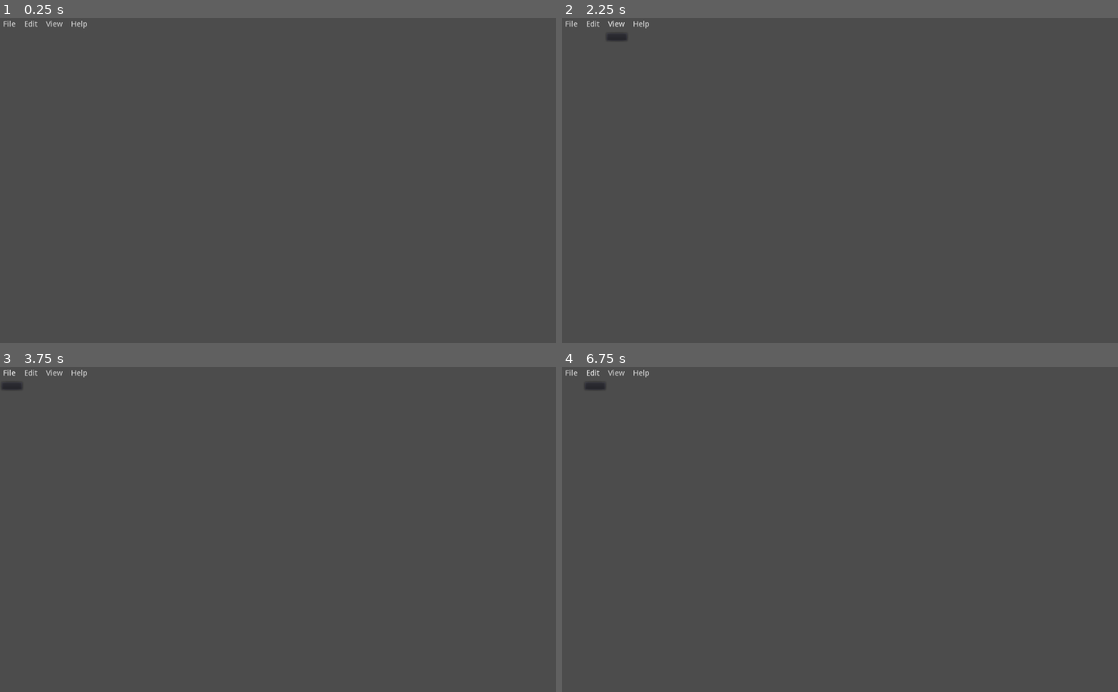
Above: before the commit, frames 1-4 (two rows, left to right).
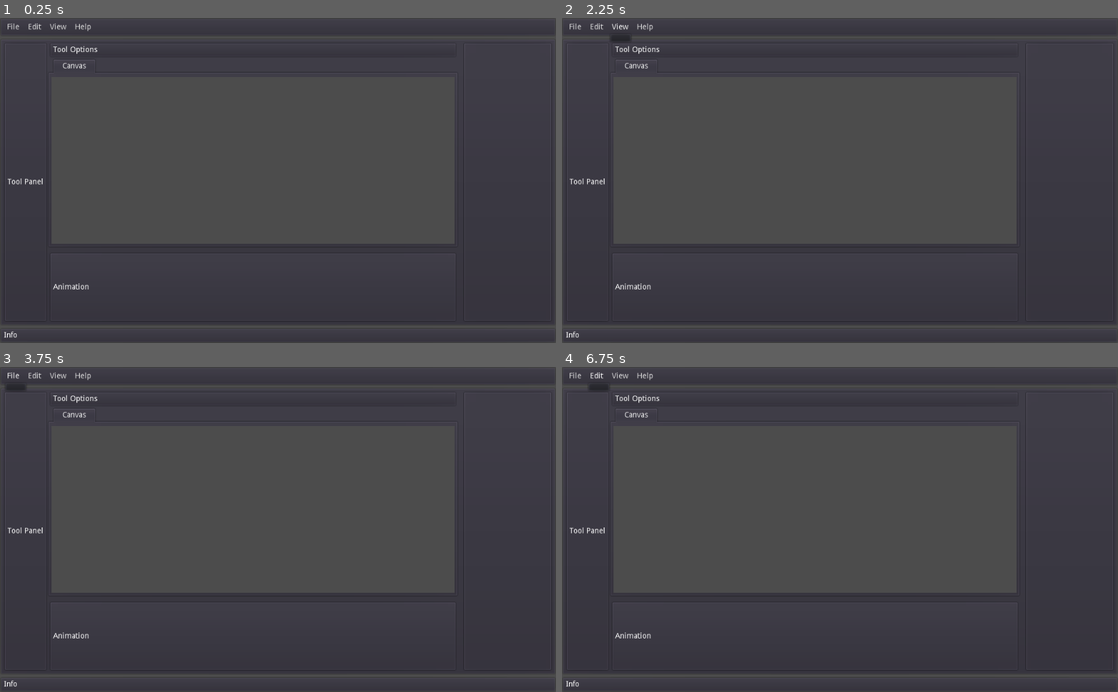
Above: after the commit, the same moments.

Repository: CatlockGames/Lattice
Game: Godot game, scene res://scenes/Lattice.tscn
The game is run twice, just before and just after one commit, with the same random seed, the same clock (stepped at 60 frames per second) and the same inputs. Before the commit the project starts from res://scenes/Main.tscn.
Inputs:
- Up to frame 1 (0.25 s): no input
- Up to frame 2 (2.25 s): click "File" at 0.5 s; click "Edit" at 1.25 s; click "View" at 2 s
- Up to frame 3 (3.75 s): click "Help" at 2.75 s; click "File" at 3.5 s
- Up to frame 4 (6.75 s): click "Edit" at 4.25 s; click "View" at 5 s; click "File" at 5.75 s; click "Edit" at 6.5 s

The runs differ from the first frame. In frame 1, 3.3% of the frame differs, in the area x 0-100%, y 0-100%; in frame 2, 3.3%; in frame 3, 3.3%; in frame 4, 3.3%.

Commit message:
Add basic ui skeleton

Diff:
--- a/project.godot
+++ b/project.godot
@@ -16,7 +16,8 @@
 [application]
 
 config/name="Lattice"
-run/main_scene="res://scenes/Main.tscn"
+run/main_scene="res://scenes/Lattice.tscn"
+run/low_processor_mode=true
 config/icon="res://icon.png"
 
 [rendering]
--- /dev/null
+++ b/scenes/Lattice.tscn
@@ -0,0 +1,164 @@
+[gd_scene format=2]
+
+[node name="Lattice" type="Control"]
+anchor_right = 1.0
+anchor_bottom = 1.0
+
+[node name="UI" type="VBoxContainer" parent="."]
+anchor_right = 1.0
+anchor_bottom = 1.0
+
+[node name="MenuPanel" type="PanelContainer" parent="UI"]
+margin_right = 1024.0
+margin_bottom = 34.0
+
+[node name="Menu" type="HBoxContainer" parent="UI/MenuPanel"]
+margin_left = 7.0
+margin_top = 7.0
+margin_right = 1017.0
+margin_bottom = 27.0
+
+[node name="FileMenu" type="MenuButton" parent="UI/MenuPanel/Menu"]
+margin_right = 35.0
+margin_bottom = 20.0
+text = "File"
+
+[node name="EditMenu" type="MenuButton" parent="UI/MenuPanel/Menu"]
+margin_left = 39.0
+margin_right = 75.0
+margin_bottom = 20.0
+text = "Edit"
+
+[node name="ViewMenu" type="MenuButton" parent="UI/MenuPanel/Menu"]
+margin_left = 79.0
+margin_right = 121.0
+margin_bottom = 20.0
+text = "View"
+
+[node name="HelpMenu" type="MenuButton" parent="UI/MenuPanel/Menu"]
+margin_left = 125.0
+margin_right = 167.0
+margin_bottom = 20.0
+text = "Help"
+
+[node name="MainPanel" type="PanelContainer" parent="UI"]
+margin_top = 38.0
+margin_right = 1024.0
+margin_bottom = 568.0
+size_flags_vertical = 3
+
+[node name="Main" type="HBoxContainer" parent="UI/MainPanel"]
+margin_left = 7.0
+margin_top = 7.0
+margin_right = 1017.0
+margin_bottom = 523.0
+
+[node name="ToolPanel" type="PanelContainer" parent="UI/MainPanel/Main"]
+margin_right = 80.0
+margin_bottom = 516.0
+
+[node name="Label" type="Label" parent="UI/MainPanel/Main/ToolPanel"]
+margin_left = 7.0
+margin_top = 251.0
+margin_right = 73.0
+margin_bottom = 265.0
+text = "Tool Panel"
+
+[node name="HSplitContainer" type="HSplitContainer" parent="UI/MainPanel/Main"]
+margin_left = 84.0
+margin_right = 1010.0
+margin_bottom = 516.0
+size_flags_horizontal = 3
+split_offset = -150
+
+[node name="Center" type="VBoxContainer" parent="UI/MainPanel/Main/HSplitContainer"]
+margin_right = 750.0
+margin_bottom = 516.0
+size_flags_horizontal = 3
+
+[node name="ToolOptionsPanel" type="PanelContainer" parent="UI/MainPanel/Main/HSplitContainer/Center"]
+margin_right = 750.0
+margin_bottom = 28.0
+
+[node name="ToolOptions" type="HBoxContainer" parent="UI/MainPanel/Main/HSplitContainer/Center/ToolOptionsPanel"]
+margin_left = 7.0
+margin_top = 7.0
+margin_right = 743.0
+margin_bottom = 21.0
+
+[node name="Label" type="Label" parent="UI/MainPanel/Main/HSplitContainer/Center/ToolOptionsPanel/ToolOptions"]
+margin_right = 82.0
+margin_bottom = 14.0
+text = "Tool Options"
+
+[node name="VSplitContainer" type="VSplitContainer" parent="UI/MainPanel/Main/HSplitContainer/Center"]
+margin_top = 32.0
+margin_right = 750.0
+margin_bottom = 516.0
+size_flags_vertical = 3
+split_offset = -100
+
+[node name="TabContainer" type="TabContainer" parent="UI/MainPanel/Main/HSplitContainer/Center/VSplitContainer"]
+margin_right = 750.0
+margin_bottom = 344.0
+size_flags_horizontal = 3
+size_flags_vertical = 3
+tab_align = 0
+drag_to_rearrange_enabled = true
+
+[node name="Canvas" type="ViewportContainer" parent="UI/MainPanel/Main/HSplitContainer/Center/VSplitContainer/TabContainer"]
+editor/display_folded = true
+anchor_right = 1.0
+anchor_bottom = 1.0
+margin_left = 4.0
+margin_top = 32.0
+margin_right = -4.0
+margin_bottom = -4.0
+size_flags_horizontal = 3
+size_flags_vertical = 3
+stretch = true
+
+[node name="Viewport" type="Viewport" parent="UI/MainPanel/Main/HSplitContainer/Center/VSplitContainer/TabContainer/Canvas"]
+size = Vector2( 742, 308 )
+handle_input_locally = false
+render_target_update_mode = 3
+
+[node name="Camera2D" type="Camera2D" parent="UI/MainPanel/Main/HSplitContainer/Center/VSplitContainer/TabContainer/Canvas/Viewport"]
+
+[node name="AnimationPanel" type="PanelContainer" parent="UI/MainPanel/Main/HSplitContainer/Center/VSplitContainer"]
+margin_top = 356.0
+margin_right = 750.0
+margin_bottom = 484.0
+
+[node name="Animation" type="HBoxContainer" parent="UI/MainPanel/Main/HSplitContainer/Center/VSplitContainer/AnimationPanel"]
+margin_left = 7.0
+margin_top = 7.0
+margin_right = 743.0
+margin_bottom = 121.0
+
+[node name="Label" type="Label" parent="UI/MainPanel/Main/HSplitContainer/Center/VSplitContainer/AnimationPanel/Animation"]
+margin_top = 50.0
+margin_right = 66.0
+margin_bottom = 64.0
+text = "Animation"
+
+[node name="RightPanel" type="PanelContainer" parent="UI/MainPanel/Main/HSplitContainer"]
+margin_left = 762.0
+margin_right = 926.0
+margin_bottom = 516.0
+
+[node name="InfoPanel" type="PanelContainer" parent="UI"]
+margin_top = 572.0
+margin_right = 1024.0
+margin_bottom = 600.0
+
+[node name="Info" type="HBoxContainer" parent="UI/InfoPanel"]
+margin_left = 7.0
+margin_top = 7.0
+margin_right = 1017.0
+margin_bottom = 21.0
+
+[node name="Label" type="Label" parent="UI/InfoPanel/Info"]
+margin_right = 25.0
+margin_bottom = 14.0
+text = "Info"
--- a/scenes/Main.tscn
+++ /dev/null
@@ -1,52 +0,0 @@
-[gd_scene load_steps=2 format=2]
-
-[sub_resource type="StyleBoxFlat" id=1]
-
-[node name="Main" type="Control"]
-anchor_right = 1.0
-anchor_bottom = 1.0
-
-[node name="Base" type="VBoxContainer" parent="."]
-margin_right = 1024.0
-margin_bottom = 600.0
-
-[node name="Panel" type="Panel" parent="Base"]
-margin_right = 1024.0
-margin_bottom = 25.0
-
-[node name="MenuItems" type="HBoxContainer" parent="Base/Panel"]
-margin_right = 1024.0
-margin_bottom = 25.0
-
-[node name="FileMenu" type="MenuButton" parent="Base/Panel/MenuItems"]
-margin_right = 35.0
-margin_bottom = 25.0
-text = "File"
-
-[node name="EditMenu" type="MenuButton" parent="Base/Panel/MenuItems"]
-margin_left = 39.0
-margin_right = 75.0
-margin_bottom = 25.0
-text = "Edit"
-
-[node name="ViewMenu" type="MenuButton" parent="Base/Panel/MenuItems"]
-margin_left = 79.0
-margin_right = 121.0
-margin_bottom = 25.0
-text = "View"
-
-[node name="HelpMenu" type="MenuButton" parent="Base/Panel/MenuItems"]
-margin_left = 125.0
-margin_right = 167.0
-margin_bottom = 25.0
-text = "Help"
-
-[node name="UI" type="VBoxContainer" parent="Base"]
-margin_top = 25.0
-margin_right = 1024.0
-margin_bottom = 600.0
-
-[node name="Panel" type="Panel" parent="Base/UI"]
-margin_right = 200.0
-margin_bottom = 575.0
-custom_styles/panel = SubResource( 1 )
